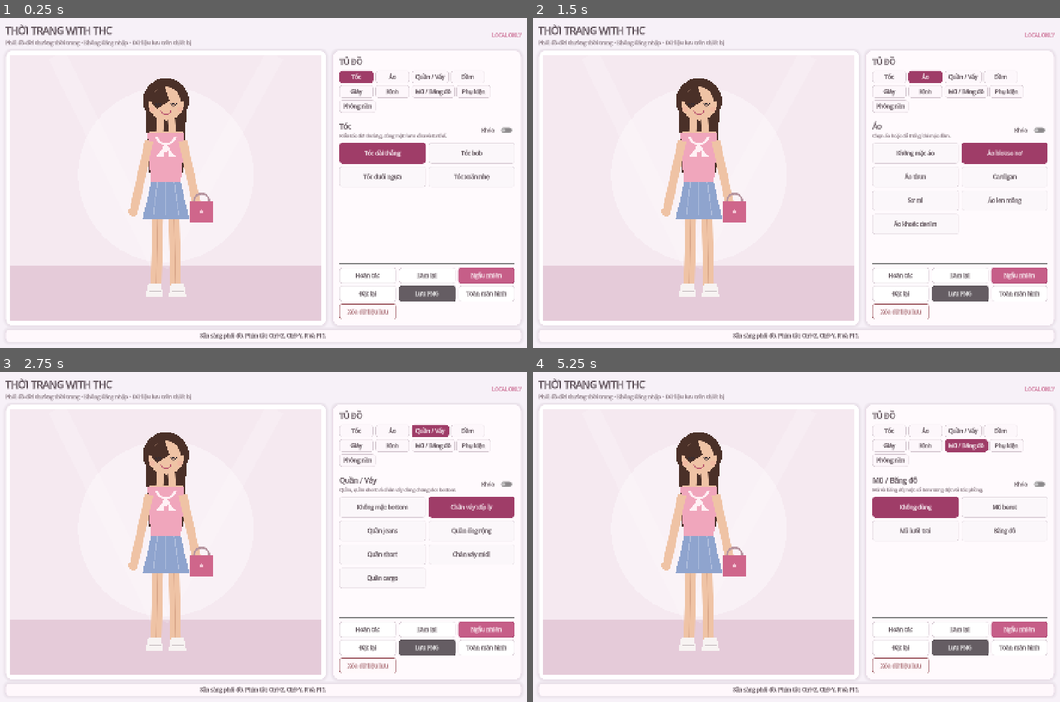
Above: before the commit, frames 1-4 (two rows, left to right).
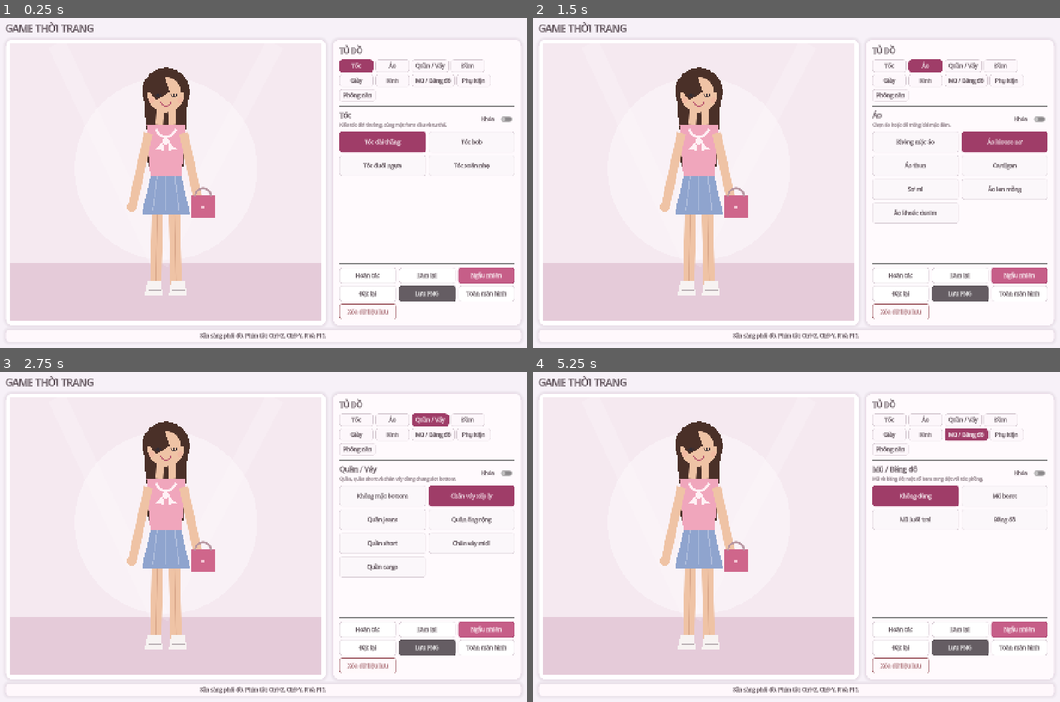
Above: after the commit, the same moments.

Repository: ShortonKredit/thoitrangwiththc
Game: Godot game, scene res://main.tscn
Same seed, same stepped clock (60 frames per second), same inputs: the game is played once before the commit and once after it.
Inputs:
- Up to frame 1 (0.25 s): no input
- Up to frame 2 (1.5 s): click "Tóc" at 0.5 s; click "Áo" at 1.25 s
- Up to frame 3 (2.75 s): click "Quần / Váy" at 2 s
- Up to frame 4 (5.25 s): click "Đầm" at 2.75 s; click "Giày" at 3.5 s; click "Kính" at 4.25 s; click "Mũ / Băng đô" at 5 s

The runs differ from the first frame. In frame 1, 7.3% of the frame differs, in the area x 1-99%, y 1-85%; in frame 2, 7.8%; in frame 3, 8.1%; in frame 4, 7.4%.

Commit message:
Complete product UI cleanup and modesty foundation

Diff:
--- a/data/catalog.json
+++ b/data/catalog.json
@@ -12,6 +12,7 @@
       "accessory_back",
       "body",
       "face",
+      "base_outfit",
       "shoes",
       "bottom",
       "top",
--- a/scripts/core/item_catalog.gd
+++ b/scripts/core/item_catalog.gd
@@ -12,16 +12,18 @@
 var _items_by_category: Dictionary = {}
 
 
-func load_catalog(path: String = DEFAULT_CATALOG_PATH) -> Error:
+func load_catalog(path: String = DEFAULT_CATALOG_PATH, report_errors: bool = true) -> Error:
 	clear()
 	if not FileAccess.file_exists(path):
-		push_error("Không tìm thấy catalog: %s" % path)
+		if report_errors:
+			push_error("Không tìm thấy catalog: %s" % path)
 		return ERR_FILE_NOT_FOUND
 
 	var raw_text := FileAccess.get_file_as_string(path)
 	var parsed: Variant = JSON.parse_string(raw_text)
 	if typeof(parsed) != TYPE_DICTIONARY:
-		push_error("Catalog JSON không hợp lệ: %s" % path)
+		if report_errors:
+			push_error("Catalog JSON không hợp lệ: %s" % path)
 		return ERR_PARSE_ERROR
 
 	var root: Dictionary = parsed
@@ -61,6 +63,8 @@
 		item["id"] = item_id
 		item["category"] = category_id
 		item["display_name"] = str(item.get("display_name", item_id))
+		item["accessible_name"] = str(item.get("accessible_name", item["display_name"]))
+		item["thumbnail_path"] = str(item.get("thumbnail_path", "")).strip_edges()
 		item["description"] = str(item.get("description", ""))
 		item["render_key"] = str(item.get("render_key", "none"))
 		item["random_enabled"] = bool(item.get("random_enabled", true))
@@ -83,8 +87,9 @@
 
 	var errors := validate()
 	if not errors.is_empty():
-		for message in errors:
-			push_error(message)
+		if report_errors:
+			for message in errors:
+				push_error(message)
 		return ERR_INVALID_DATA
 
 	return OK
@@ -124,6 +129,11 @@
 		elif str(get_item(initial_item_id).get("category", "")) != category_id:
 			errors.append("Item '%s' không thuộc category '%s'." % [initial_item_id, category_id])
 
+	for item in items:
+		var thumbnail_path := str(item.get("thumbnail_path", ""))
+		if not thumbnail_path.is_empty() and not thumbnail_path.begins_with("res://"):
+			errors.append("Item '%s' có thumbnail_path không hợp lệ: '%s'." % [item.get("id", ""), thumbnail_path])
+
 	return errors
 
 
--- a/scripts/main.gd
+++ b/scripts/main.gd
@@ -70,7 +70,7 @@
 	var page_margin := MarginContainer.new()
 	page_margin.set_anchors_and_offsets_preset(Control.PRESET_FULL_RECT)
 	page_margin.add_theme_constant_override("margin_left", 20)
-	page_margin.add_theme_constant_override("margin_top", 22)
+	page_margin.add_theme_constant_override("margin_top", 16)
 	page_margin.add_theme_constant_override("margin_right", 20)
 	page_margin.add_theme_constant_override("margin_bottom", 16)
 	add_child(page_margin)
@@ -95,7 +95,7 @@
 
 func _build_header() -> Control:
 	var header := HBoxContainer.new()
-	header.custom_minimum_size = Vector2(0, 58)
+	header.custom_minimum_size = Vector2(0, 36)
 	header.add_theme_constant_override("separation", 12)
 
 	var title_group := VBoxContainer.new()
@@ -103,24 +103,11 @@
 	header.add_child(title_group)
 
 	var title := Label.new()
-	title.text = "THỜI TRANG WITH THC"
+	title.text = "GAME THỜI TRANG"
 	title.add_theme_font_size_override("font_size", 26)
 	title.add_theme_color_override("font_color", COLOR_TEXT)
 	title_group.add_child(title)
 
-	var subtitle := Label.new()
-	subtitle.text = "Phối đồ đời thường thời trang • Không đăng nhập • Dữ liệu lưu trên thiết bị"
-	subtitle.add_theme_font_size_override("font_size", 14)
-	subtitle.add_theme_color_override("font_color", COLOR_MUTED)
-	title_group.add_child(subtitle)
-
-	var privacy_badge := Label.new()
-	privacy_badge.text = "LOCAL ONLY"
-	privacy_badge.tooltip_text = "Game không cần tài khoản và không có backend người dùng."
-	privacy_badge.add_theme_font_size_override("font_size", 13)
-	privacy_badge.add_theme_color_override("font_color", COLOR_ACCENT)
-	privacy_badge.vertical_alignment = VERTICAL_ALIGNMENT_CENTER
-	header.add_child(privacy_badge)
 	return header
 
 
@@ -336,8 +323,14 @@
 	for item in catalog.get_items_for_category(current_category_id):
 		var item_id := str(item.get("id", ""))
 		var button := Button.new()
-		button.text = str(item.get("display_name", item_id))
-		button.tooltip_text = str(item.get("description", ""))
+		var display_name := str(item.get("display_name", item_id))
+		var accessible_name := str(item.get("accessible_name", display_name))
+		var thumbnail_path := str(item.get("thumbnail_path", ""))
+		button.text = display_name
+		button.tooltip_text = _item_tooltip(accessible_name, str(item.get("description", "")))
+		if not thumbnail_path.is_empty() and ResourceLoader.exists(thumbnail_path, "Texture2D"):
+			button.icon = load(thumbnail_path)
+			button.expand_icon = true
 		button.toggle_mode = true
 		button.button_group = item_button_group
 		button.focus_mode = Control.FOCUS_NONE
@@ -348,6 +341,12 @@
 		button.pressed.connect(_on_item_pressed.bind(item_id))
 		item_grid.add_child(button)
 		item_buttons[item_id] = button
+
+
+func _item_tooltip(accessible_name: String, description: String) -> String:
+	if description.is_empty():
+		return accessible_name
+	return "%s\n%s" % [accessible_name, description]
 
 
 func _on_item_pressed(item_id: String) -> void:
--- a/scripts/rendering/doll_view.gd
+++ b/scripts/rendering/doll_view.gd
@@ -6,6 +6,9 @@
 const OUTLINE := Color("#5d4852")
 const WHITE := Color("#fffafc")
 const BLACK := Color("#352d33")
+const BASE_TOP := Color("#f8edf3")
+const BASE_BOTTOM := Color("#c27d91")
+const BASE_TRIM := Color("#d9a8ba")
 
 var catalog: RefCounted
 var game_state: RefCounted
@@ -28,6 +31,10 @@
 func get_capture_rect() -> Rect2i:
 	var rect := get_global_rect()
 	return Rect2i(Vector2i(rect.position.round()), Vector2i(rect.size.round()))
+
+
+static func get_base_outfit_layer_order() -> PackedStringArray:
+	return PackedStringArray(["body", "base_outfit", "fashion"])
 
 
 func _on_state_changed(_reason: String) -> void:
@@ -111,6 +118,7 @@
 	_draw_hair_back(hair)
 	_draw_legs()
 	_draw_torso()
+	_draw_base_outfit()
 	_draw_bottom(bottom)
 	_draw_top(top)
 	_draw_dress(dress)
@@ -187,6 +195,16 @@
 
 func _draw_torso() -> void:
 	draw_polygon(PackedVector2Array([Vector2(207, 222), Vector2(305, 222), Vector2(292, 422), Vector2(220, 422)]), PackedColorArray([SKIN]))
+
+
+func _draw_base_outfit() -> void:
+	draw_polygon(PackedVector2Array([Vector2(207, 225), Vector2(305, 225), Vector2(297, 358), Vector2(215, 358)]), PackedColorArray([BASE_TOP]))
+	draw_polygon(PackedVector2Array([Vector2(207, 225), Vector2(184, 280), Vector2(204, 292), Vector2(222, 246)]), PackedColorArray([BASE_TOP]))
+	draw_polygon(PackedVector2Array([Vector2(305, 225), Vector2(328, 280), Vector2(308, 292), Vector2(290, 246)]), PackedColorArray([BASE_TOP]))
+	draw_line(Vector2(218, 225), Vector2(294, 225), BASE_TRIM, 4)
+	draw_line(Vector2(216, 358), Vector2(296, 358), BASE_TRIM, 4)
+	draw_polygon(PackedVector2Array([Vector2(216, 350), Vector2(296, 350), Vector2(290, 438), Vector2(262, 438), Vector2(256, 391), Vector2(250, 438), Vector2(222, 438)]), PackedColorArray([BASE_BOTTOM]))
+	draw_line(Vector2(220, 365), Vector2(292, 365), BASE_TRIM, 4)
 
 
 func _draw_top(item: Dictionary) -> void:
--- a/tests/smoke_test.gd
+++ b/tests/smoke_test.gd
@@ -2,6 +2,7 @@
 
 const ItemCatalogScript = preload("res://scripts/core/item_catalog.gd")
 const GameStateScript = preload("res://scripts/core/game_state.gd")
+const DollViewScript = preload("res://scripts/rendering/doll_view.gd")
 
 var failures: Array[String] = []
 
@@ -15,12 +16,28 @@
 	_assert(catalog.load_catalog() == OK, "Catalog phải tải thành công")
 	_assert(catalog.get_category_ids().size() == 9, "Catalog phải có 9 category")
 	_assert(catalog.items.size() == 45, "Catalog baseline phải có 45 item")
+	_assert(catalog.character.get("layer_order", []).has("base_outfit"), "Layer order phai co base_outfit")
+	var thumbnail_fallback_item: Dictionary = catalog.get_item("top_tee")
+	_assert(str(thumbnail_fallback_item.get("thumbnail_path", "")) == "", "thumbnail_path optional phai fallback rong")
+	_assert(str(thumbnail_fallback_item.get("accessible_name", "")) == str(thumbnail_fallback_item.get("display_name", "")), "accessible_name phai fallback ve display_name")
+	_assert(_invalid_thumbnail_catalog_is_rejected(), "thumbnail_path sai phai bi validator GDScript tu choi")
 
 	var state = GameStateScript.new()
 	state.initialize(catalog)
+	_assert(DollViewScript.get_base_outfit_layer_order().has("base_outfit"), "Renderer phai khai bao base outfit invariant")
+	_assert(not state.selected.has("base_outfit"), "Base outfit khong duoc luu trong selected state")
 	_assert_state_compatible(catalog, state, "Initial state không được có xung đột")
 	_assert(state.selected["top"] == "top_blouse", "Top mặc định phải là blouse")
 	_assert(state.selected["dress"] == "dress_none", "Dress mặc định phải là none")
+
+	state.select_item("top_none")
+	state.select_item("bottom_none")
+	state.select_item("dress_none")
+	_assert(state.selected["top"] == "top_none", "top_none phai la state hop le")
+	_assert(state.selected["bottom"] == "bottom_none", "bottom_none phai la state hop le")
+	_assert(state.selected["dress"] == "dress_none", "dress_none phai la state hop le")
+	_assert_state_compatible(catalog, state, "State trong top/bottom/dress van phai hop le")
+	_assert(not state.snapshot()["selected"].has("base_outfit"), "Snapshot khong duoc chua base outfit invariant")
 
 	state.select_item("dress_casual")
 	_assert(state.selected["dress"] == "dress_casual", "Phải chọn được dress")
@@ -88,6 +105,48 @@
 		failures.append(message)
 
 
+func _invalid_thumbnail_catalog_is_rejected() -> bool:
+	var path := "user://invalid_thumbnail_catalog.json"
+	var file := FileAccess.open(path, FileAccess.WRITE)
+	if file == null:
+		return false
+	file.store_string(JSON.stringify({
+		"schema_version": 1,
+		"character": {
+			"id": "test_character",
+			"mode": "procedural",
+			"canvas_size": [1024, 1536],
+			"layer_order": ["body", "base_outfit"],
+			"layers": {}
+		},
+		"categories": [
+			{"id": "test", "display_name": "Test", "allow_none": false, "random_default": true, "order": 1}
+		],
+		"initial_state": {"test": "test_item"},
+		"items": [
+			{
+				"id": "test_item",
+				"category": "test",
+				"display_name": "Test Item",
+				"render_key": "none",
+				"order": 1,
+				"occupies": ["test"],
+				"tags": [],
+				"conflicts_with_tags": [],
+				"thumbnail_path": "bad/path.png",
+				"layers": {},
+				"placeholder": {}
+			}
+		]
+	}))
+	file.close()
+
+	var invalid_catalog = ItemCatalogScript.new()
+	var result := invalid_catalog.load_catalog(path, false)
+	DirAccess.remove_absolute(ProjectSettings.globalize_path(path))
+	return result == ERR_INVALID_DATA
+
+
 func _assert_state_compatible(catalog: RefCounted, state: RefCounted, message: String) -> void:
 	var selected_items: Array = []
 	for category_id in catalog.get_category_ids():
Not shown, changed: docs/ARCHITECTURE.md
Not shown, changed: docs/ASSET_SPEC.md
Not shown, changed: docs/CONTENT_ADDING_GUIDE.md
Not shown, changed: docs/PRODUCT_SPEC.md
Not shown, changed: tools/validate_catalog.py
